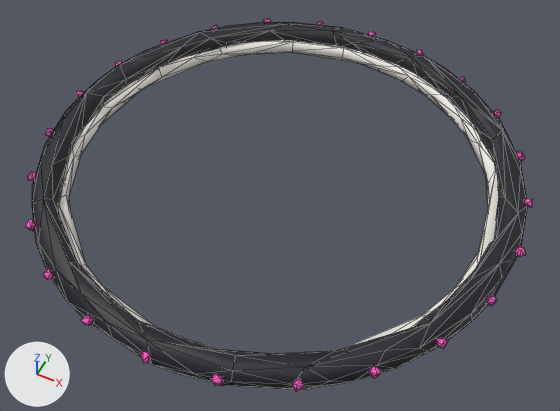
What one commit did to the glTF model public/models/lod2/hole_rim.glb.
Both versions are drawn from a 50 mm lens placed at (1.07, -2.13, 2.45), pointed at (0.05, -0.1, -0.09). Arrows for +X, +Y and +Z are at lower left; the lights stay in place. The older version comes first. Mesh edges are drawn as thin lines. Where no turn or scale is listed for an object, it has been applied to the vertices.

Script lines for the objects in view, before the commit:
```python
me_hole_rim_004 = bpy.data.meshes.new('hole_rim.004')
me_hole_rim_004.from_pydata(...)  # 567 vertices, 1038 faces; spans x -1.08..1.08, y -1.08..1.08, z -0.07..0.07
me_hole_rim_004.materials.append(mat_toy)
ob_hole_rim = bpy.data.objects.new('hole_rim', me_hole_rim_004)
ob_hole_rim.location = (0.001, 0.0, 0.01)
```
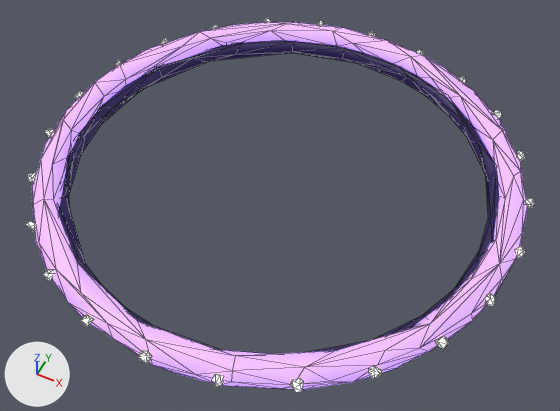
Where the newer file only moved an object's origin or applied its transform, the numbers keep the older frame.

What differs and where, as boxes (x1, y1, x2, y2) in the pictures (560 x 411 px; the box of a moved part takes in the faces that stretch with it):
'hole_rim', reshaped
    before: (26, 18, 533, 391)
    after: (26, 19, 534, 393)
part 1 of me_hole_rim_004, rebuilt
    before: (516, 246, 525, 257)
    after: (516, 246, 526, 257)
part 2 of me_hole_rim_004, moved or reshaped
    before: (26, 18, 533, 391)
    after: (26, 19, 534, 393)
part 3 of me_hole_rim_004, surface changed (grey to purple)
    both: (26, 22, 527, 389)

Diff of the bpy script that builds the scene:
```diff
--- a/public/models/lod2/hole_rim.glb.py
+++ b/public/models/lod2/hole_rim.glb.py
@@ me_hole_rim_004 @@
 me_hole_rim_004.from_pydata(...)  # 567 vertices, 1038 faces; spans x -1.08..1.08, y -1.08..1.08, z -0.07..0.07
 # used by ob_hole_rim; location = (0.001, 0.0, 0.01)
+# me_hole_rim_004 part 1: the loose piece of 9 vertices spanning x 1.04..1.08, y -0.02..0.02, z 0.01..0.05 is rebuilt with 9 vertices and now spans x 1.04..1.08, y -0.02..0.02, z 0.01..0.05
+# me_hole_rim_004 part 2: 37 vertices moved from x -1.04..1.03, y -1.07..1.08, z 0.01..0.05 to x -1.04..1.04, y -1.06..1.08, z 0.01..0.05; 106 vertices removed from x -1.08..1.04, y -1.08..1.04, z -0.07..0.07; 108 vertices added at x -1.08..1.05, y -1.08..1.05, z -0.06..0.07
+# me_hole_rim_004 part 3: 646 kept faces spanning x -1.07..1.06, y -1.06..1.08, z -0.07..0.07 get new texture (UV) coordinates
 me_hole_rim_004.materials.append(mat_toy)
```
